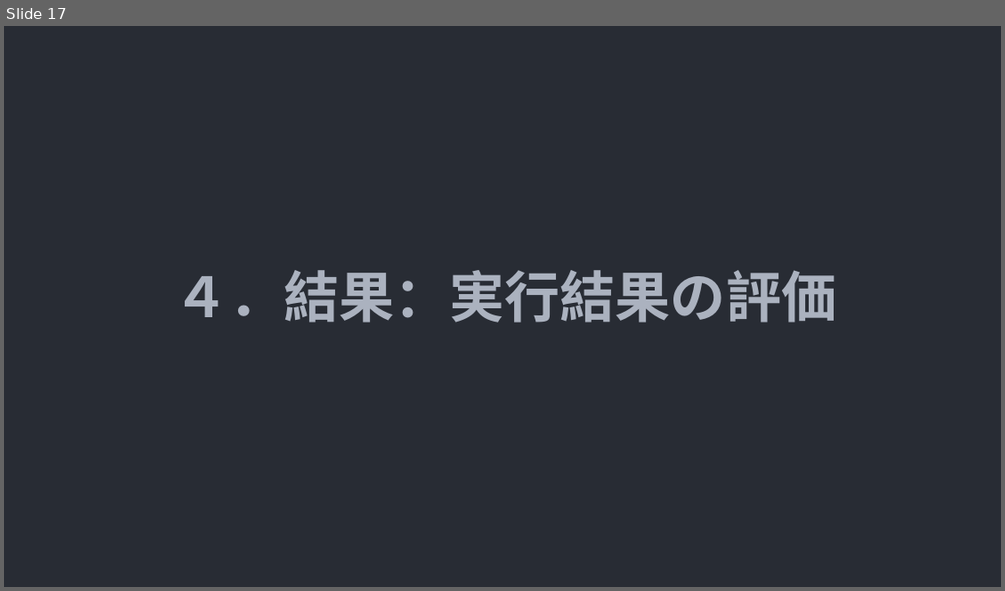
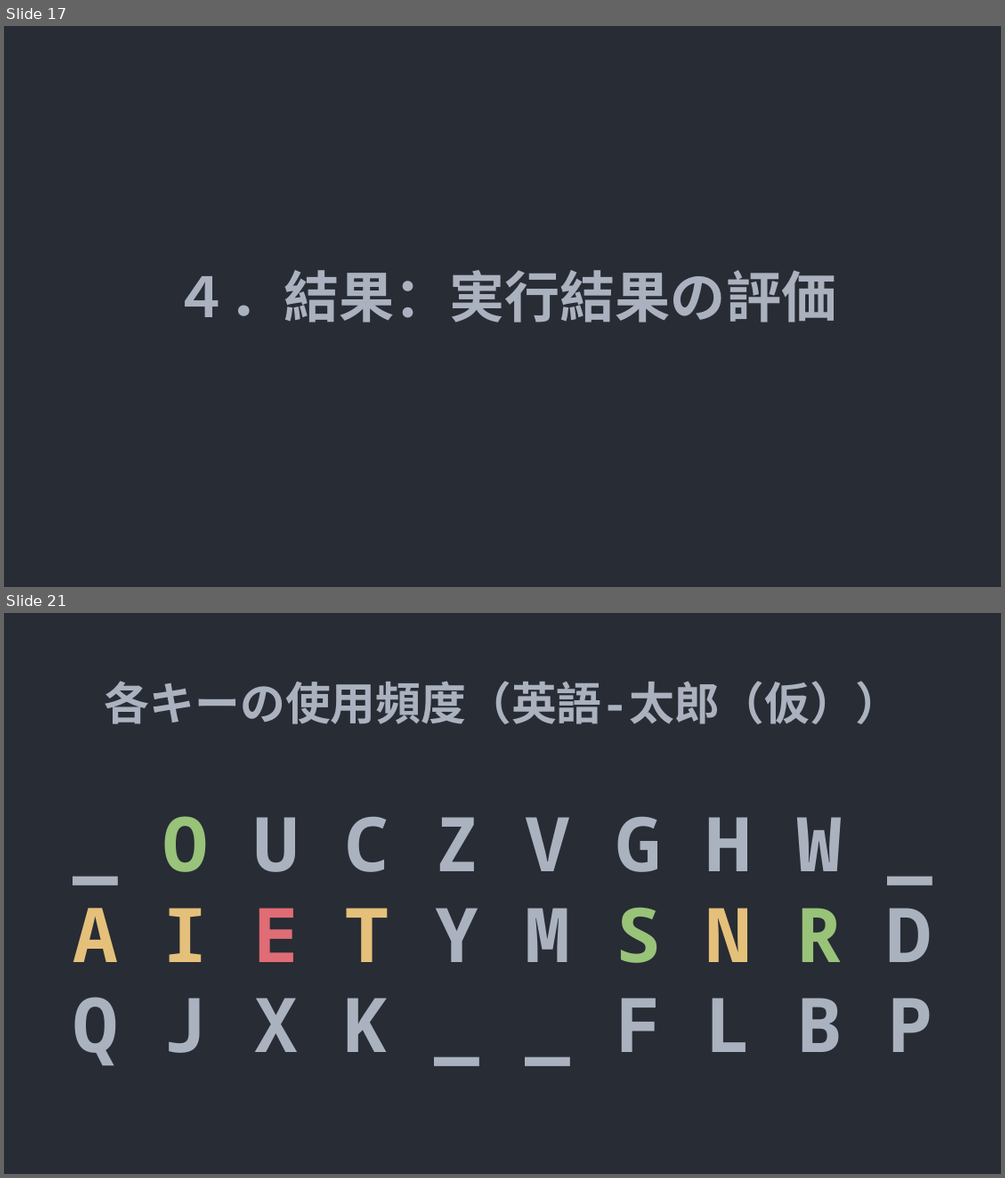
Before and after one commit to yuichiro-kurose/keyboard, a slide deck: docs/最終発表.odp. Shown one above the other, each under a label of ours: slide 17 before the commit, slides 17 and 21 after it; the slides between them are not shown. The pictures are 1005x591 and 1005x1178 pixels, drawn with LibreOffice and Linux fonts; fonts in the diff are those of the drawing. Boxes give left, top, right and bottom in pixels: in the first picture for what was removed or moved away, otherwise in the second. Text is boxed around its words. In the diff, an @@ line names an element or a change of style, - is before the commit and + after.

```diff
--- a/docs/最終発表.odp
+++ b/docs/最終発表.odp
@@ slide 21 added at (4, 613, 1001, 1174), background #282C34 @@
@@ title added at (105, 681, 900, 724), 36 pt, text #ABB2BF, bold @@
+各キーの使用頻度（英語-太郎（仮））
@@ text added at (73, 816, 932, 1065), 60 pt, text #ABB2BF, bold @@
+_ O U C Z V G H W _
+A I E T Y M S N R D
+Q J X K _ _ F L B P
```
Also in this commit, not shown: 7 slides changed, 9 other slides added, 3 slides removed, 7 other files.
